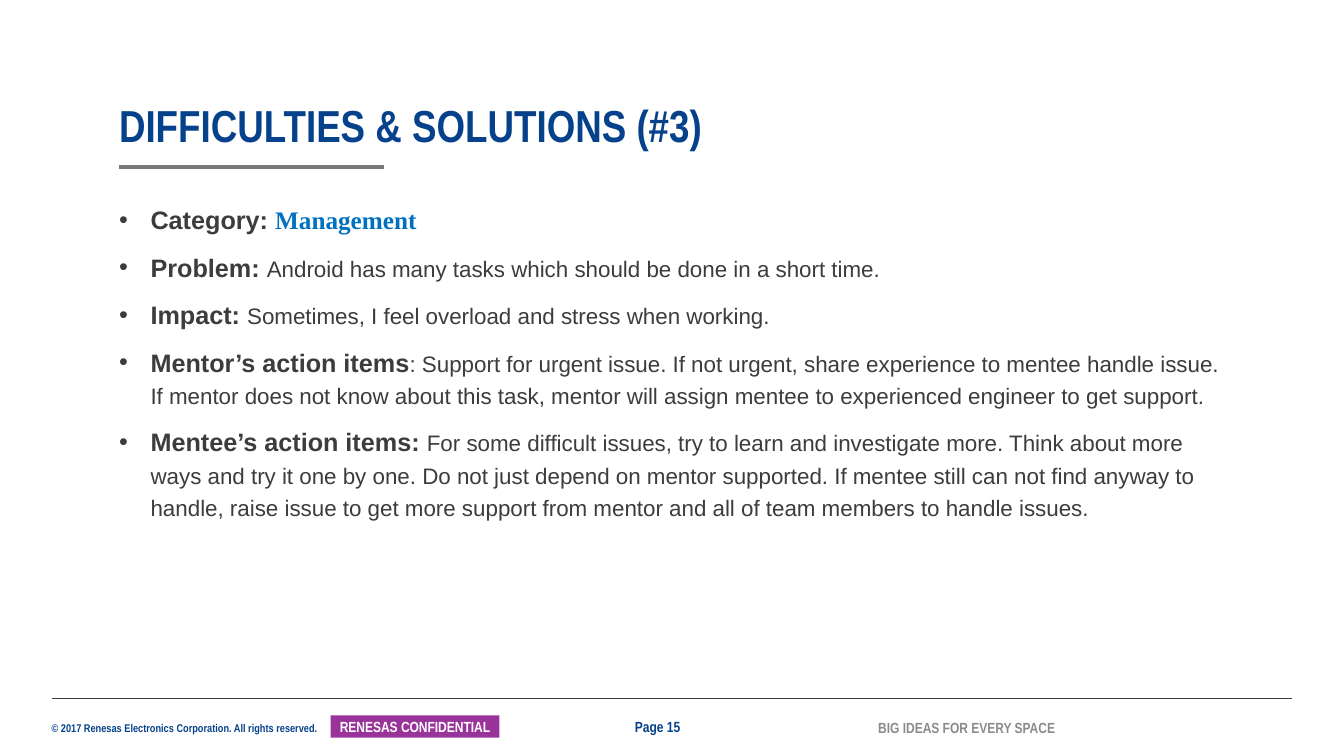
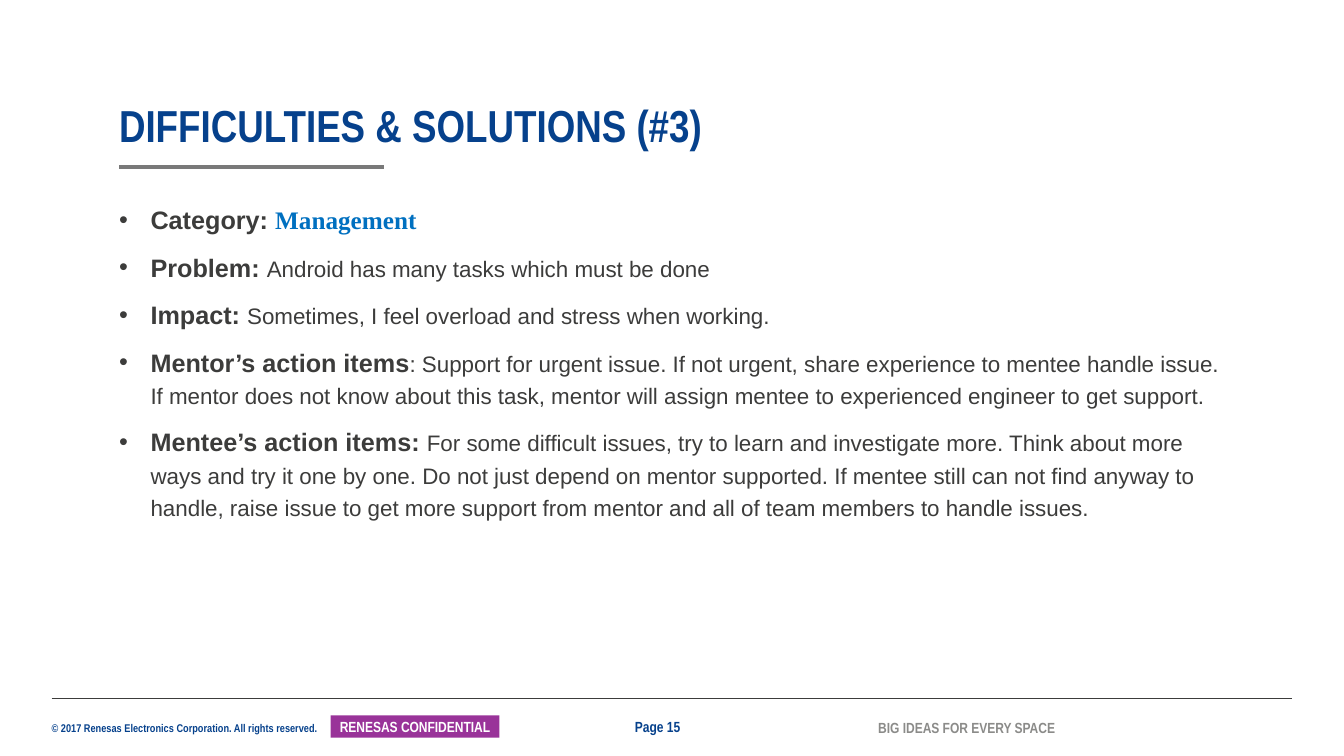
Before and after one commit to tranchikha/myapplication, a slide deck: slide 15 of LAST_TERM/2042_TranChiKha_ISS_MentorMentee_26G.pptx. Drawn at 1344x756 pixels with LibreOffice and Linux fonts; fonts in the diff are those of the drawing; background and template pictures are left out. Boxes give left, top, right and bottom in pixels: in the first picture for what was removed or moved away, otherwise in the second. Text is boxed around its words. In the diff, an @@ line names an element or a change of style, - is before the commit and + after.

```diff
--- a/LAST_TERM/2042_TranChiKha_ISS_MentorMentee_26G.pptx
+++ b/LAST_TERM/2042_TranChiKha_ISS_MentorMentee_26G.pptx
@@ text at box(151, 258, 710, 282): text changed @@
-• Problem: Android has many tasks which should be done in a short time.
+• Problem: Android has many tasks which must be done
```
Also in this commit, not shown: 6 other slides changed.
